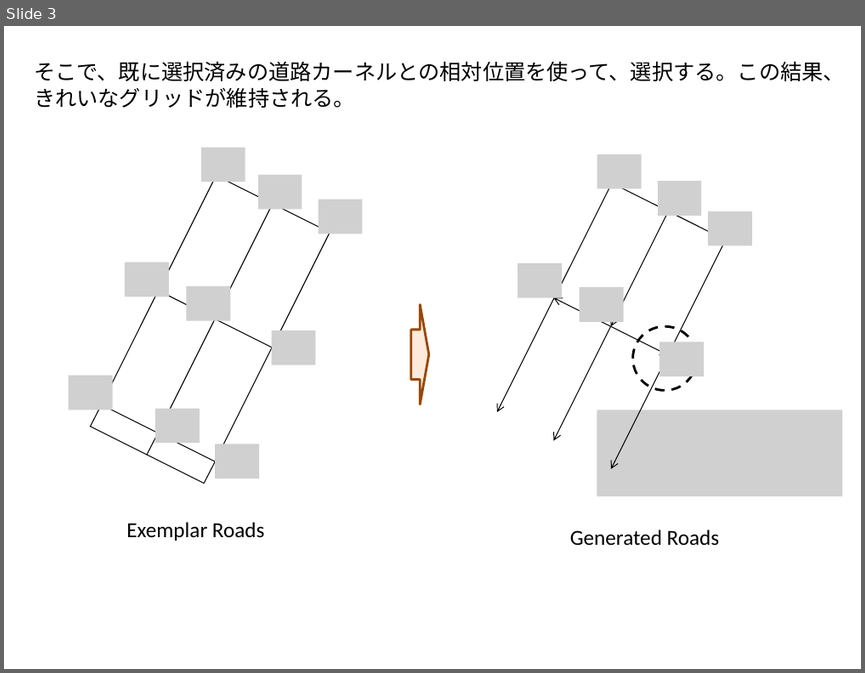
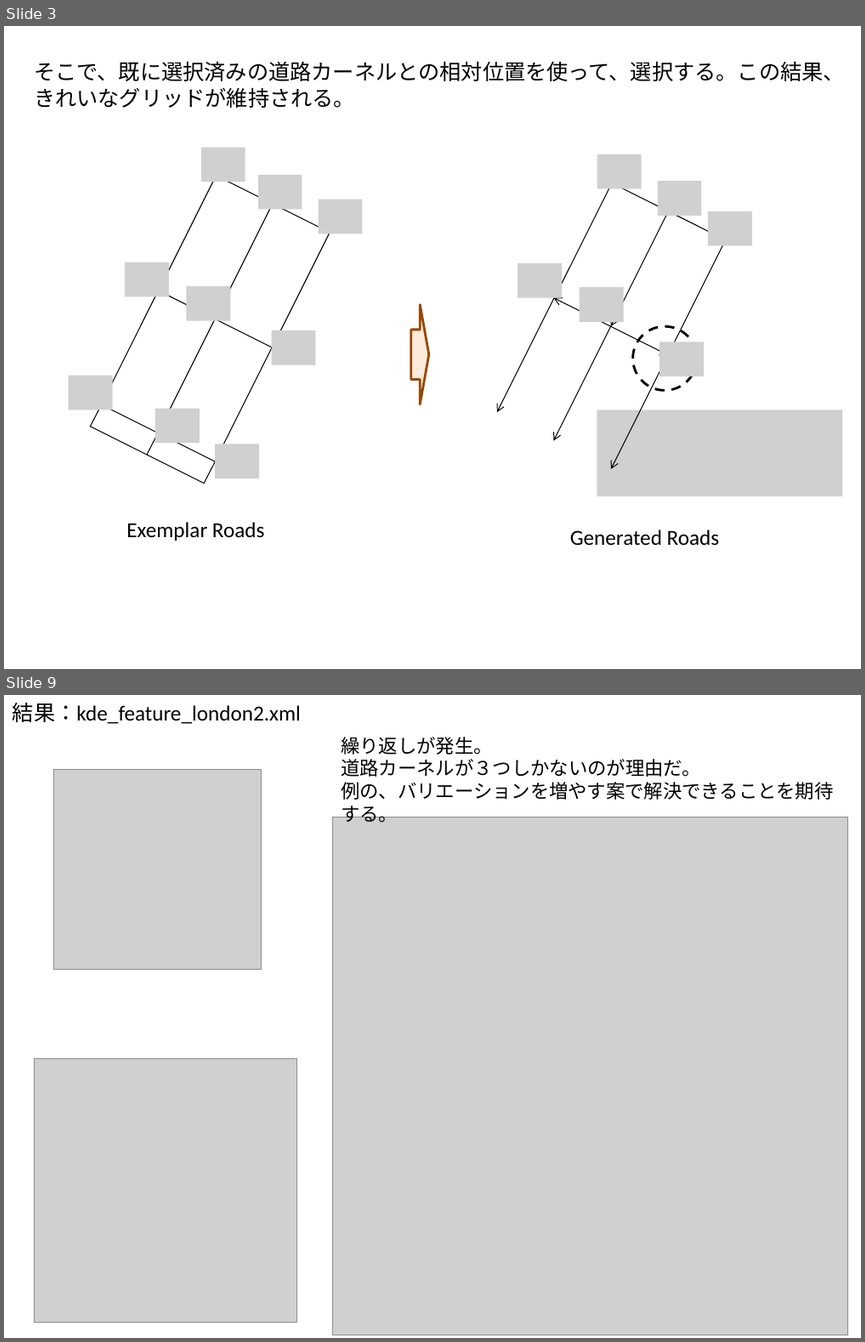
Before and after one commit to gnishida/RoadDesigner, a slide deck: doc/相対位置に基づく道路カーネルの選択.pptx. Shown one above the other, each under a label of ours: slide 3 before the commit, slides 3 and 9 after it; the slides between them are not shown. The pictures are 865x673 and 865x1342 pixels, drawn with LibreOffice and Linux fonts; fonts in the diff are those of the drawing; grey boxes stand for pictures. Boxes give left, top, right and bottom in pixels: in the first picture for what was removed or moved away, otherwise in the second. Text is boxed around its words. In the diff, an @@ line names an element or a change of style, - is before the commit and + after.

```diff
--- a/doc/相対位置に基づく道路カーネルの選択.pptx
+++ b/doc/相対位置に基づく道路カーネルの選択.pptx
@@ slide 9 added at <box>4,695,861,1338</box>, background #FFFFFF @@
@@ text added at <box>12,702,301,724</box>, 18 pt, text #000000 @@
+結果：kde_feature_london2.xml
@@ text added at <box>341,737,833,800</box>, 16 pt, text #000000 @@
+繰り返しが発生。
+道路カーネルが３つしかないのが理由だ。
+例の、バリエーションを増やす案で解決できることを期待する。
@@ picture added at <box>53,770,261,970</box> @@
@@ picture added at <box>332,817,847,1335</box> @@
@@ picture added at <box>34,1058,296,1321</box> @@
```
Also in this commit, not shown: 5 other slides added, 14 other files.
